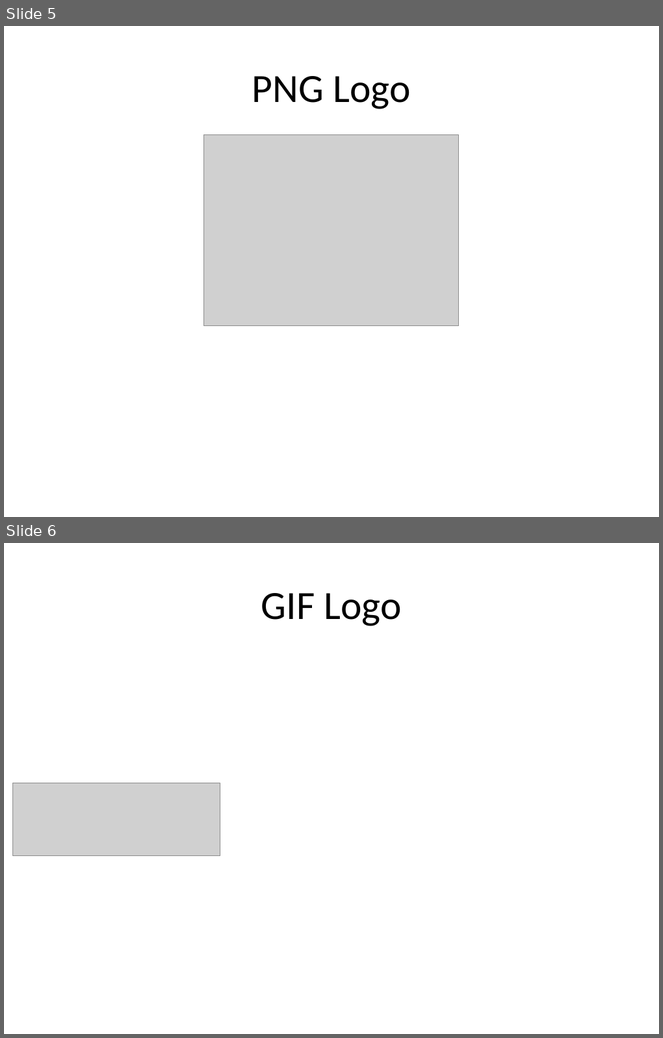
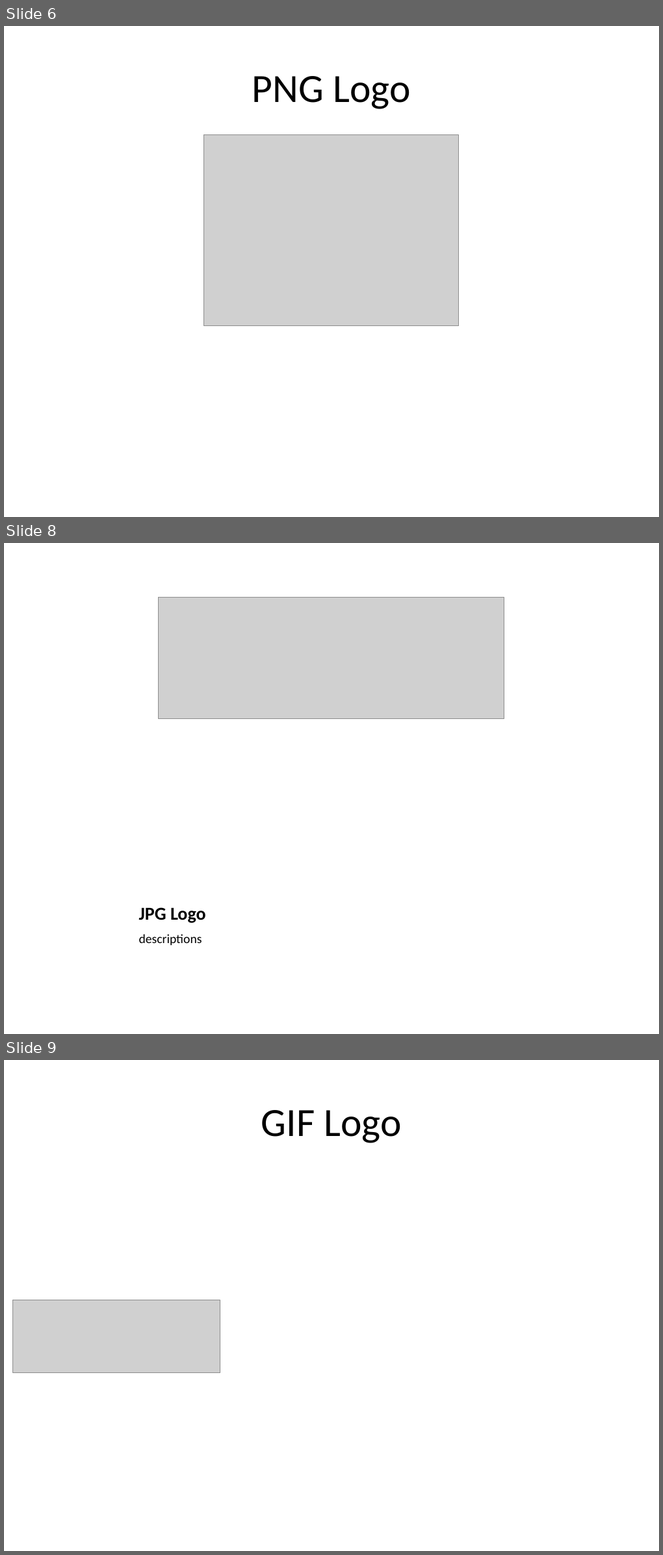
Before and after one commit to pythonicrubyist/powerpoint, a slide deck: samples/pptx/sample.pptx. Shown one above the other, each under a label of ours: slides 5 and 6 before the commit, slides 6, 8 and 9 after it; the slides between them are not shown. The pictures are 663x1038 and 663x1555 pixels, drawn with LibreOffice and Linux fonts; fonts in the diff are those of the drawing; grey boxes stand for pictures. Boxes give left, top, right and bottom in pixels: in the first picture for what was removed or moved away, otherwise in the second. Text is boxed around its words. In the diff, an @@ line names an element or a change of style, - is before the commit and + after.

```diff
--- a/samples/pptx/sample.pptx
+++ b/samples/pptx/sample.pptx
@@ slide 8 added at (4,543,659,1034), background #FFFFFF @@
@@ picture added at (159,598,504,719) @@
@@ title added at (139,908,206,923), 20 pt, text #000000, bold @@
+JPG Logo
@@ text added at (139,934,202,945), 14 pt, text #000000 @@
+descriptions
@@ what was slide 5 is now slide 6 @@
@@ what was slide 6 is now slide 9 @@
```
Also in this commit, not shown: 1 slide changed, 2 other slides added, 1 other file.
